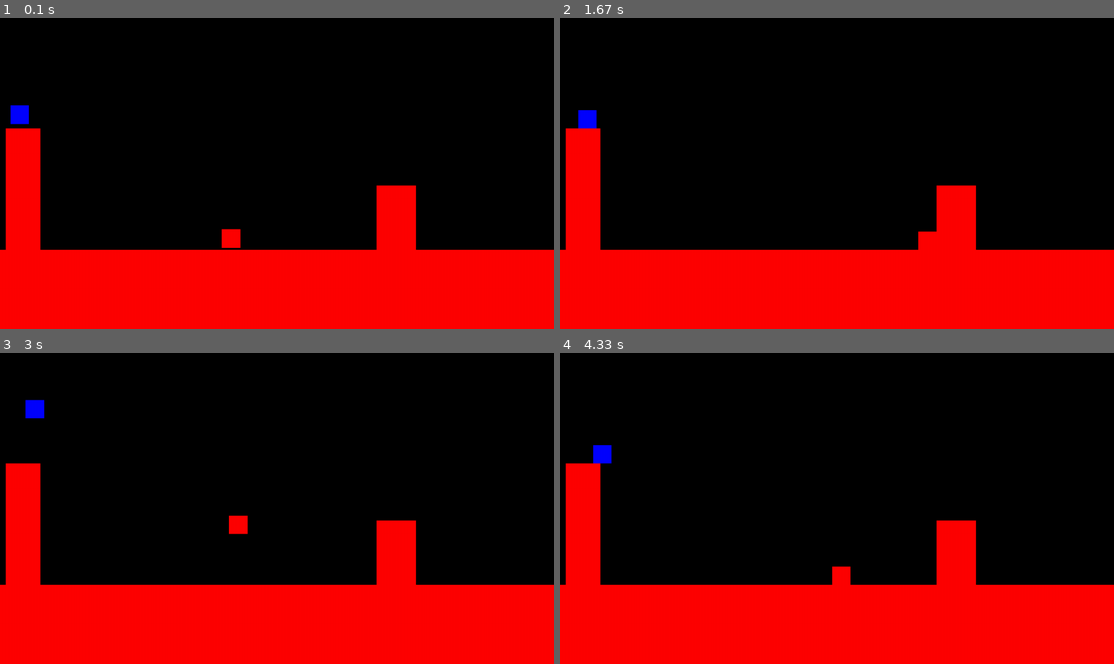
Above: before the commit, frames 1-4 (two rows, left to right).
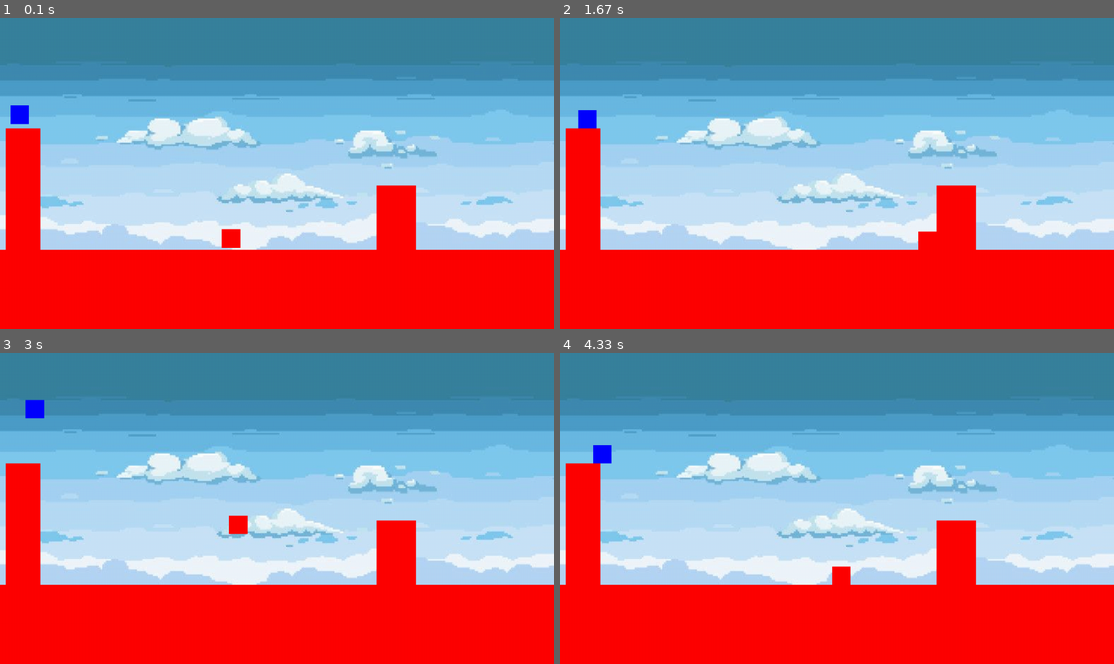
Above: after the commit, the same moments.

Repository: EvannBerthou/PygamePlatformer
Game: pygame game, started from main.py
Two runs of this game, one before a commit and one after it. Both use one fixed random seed, a clock stepped at 60 frames per second and the inputs below.
Inputs:
- Up to frame 1 (0.1 s): no input
- Up to frame 2 (1.67 s): hold Right 0.33-0.8 s; hold Up 0.83-1.13 s; tap Space at 0.9, 1.23, 1.53 s; tap D at 0.98 s; hold Right 1.17-1.63 s
- Up to frame 3 (3 s): hold Left 1.67-2.2 s; tap Space at 1.73, 2.03, 2.3, 2.6, 2.73 s; hold Left 2.23-2.63 s; tap D at 2.38 s; hold Up from 2.67 s (still down)
- Up to frame 4 (4.33 s): release Up at 3.03 s; hold Right 3.07-3.7 s; tap Space at 3.13, 3.43, 3.8, 4.1, 4.3 s; hold Left 3.73-4.2 s; tap D at 3.88 s; hold Right from 4.23 s (still down)

The runs differ from the first frame. In frame 1, 70% of the frame differs, in the area x 0-100%, y 0-75%; in frame 2, 70%; in frame 3, 70%; in frame 4, 70%.

Commit message:
(#87) Draw background

Diff:
--- a/main.py
+++ b/main.py
@@ -17,6 +17,9 @@
         self.win = pygame.display.set_mode((self.w,self.h))
         self.blitting_surface = pygame.Surface((DESING_W,DESING_H))
         self.running = True
+
+        background_img = pygame.image.load('Resources/background.png')
+        self.background = pygame.transform.scale(background_img, (DESING_W, DESING_H))
 
         self.player_1 = Player(K_q, K_d, K_SPACE, 0)
         self.player_2 = Player(K_LEFT, K_RIGHT, K_UP, 1)
@@ -42,6 +45,7 @@
 
             self.win.fill((0,0,0,))
             self.blitting_surface.fill((0,0,0))
+            self.blitting_surface.blit(self.background, (0,0))
 
             for event in pygame.event.get():
                 if event.type == QUIT:
